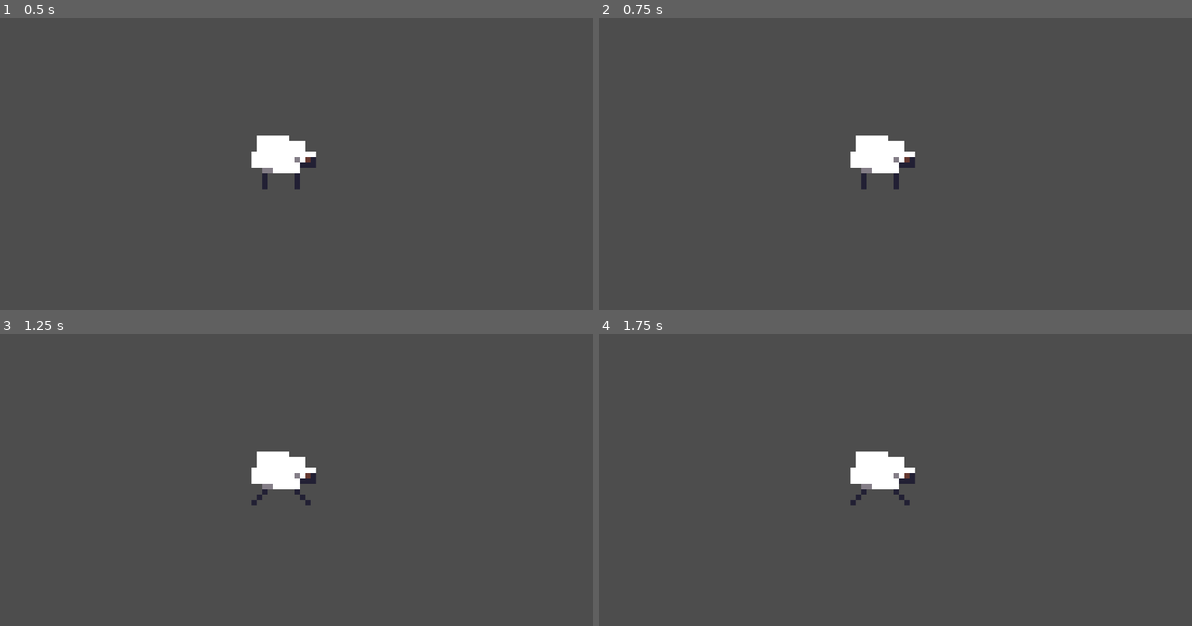
Above: before the commit, frames 1-4 (two rows, left to right).
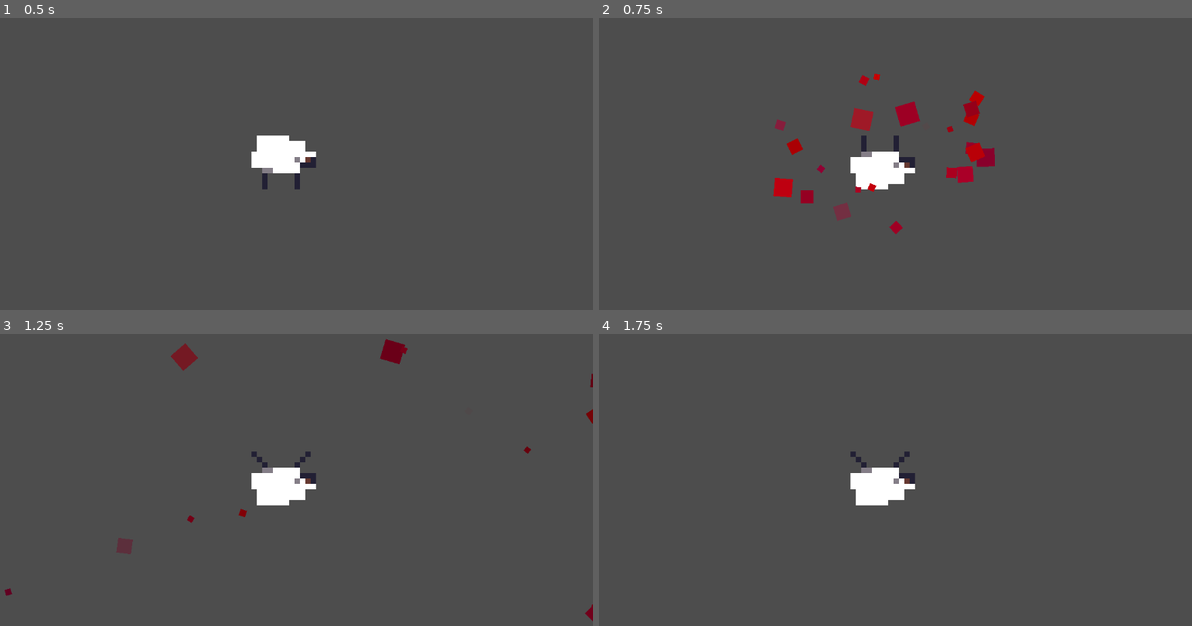
Above: after the commit, the same moments.

Repository: aeriab/giftjam_lebron
Game: Godot game, scene res://trash/shaptest.tscn
The game is run twice, just before and just after one commit, with the same random seed, the same clock (stepped at 60 frames per second) and the same inputs. This scene is started directly instead of the project's main scene.
Inputs (mouse positions are in pixels of both pictures, inside the frame that each line leads up to):
- Up to frame 1 (0.5 s): no input
- Up to frame 2 (0.75 s): tap Enter at 0.5 s; move the mouse to (883, 161) at 0.52 s; press the mouse at (883, 161) at 0.53 s
- Up to frame 3 (1.25 s): no input
- Up to frame 4 (1.75 s): move the mouse to (1067, 529) at 1.27 s; release the mouse at (1067, 529) at 1.28 s; click (1067, 529) at 1.35 s

Frame 1 is identical in both runs. In frame 2, 3.2% of the frame differs, in the area x 29-67%, y 19-75%; in frame 3, 2.0%; in frame 4, 1.2%.

Commit message:
reverted the click change for the sheep

Diff:
--- /dev/null
+++ b/flower/grass_scene.tscn
@@ -0,0 +1,57 @@
+[gd_scene load_steps=8 format=3 uid="uid://b6ccqryg4xj2k"]
+
+[ext_resource type="Shader" uid="uid://kx8qfv78fnjh" path="res://flower/daybloom_scene.gdshader" id="1_5oncn"]
+[ext_resource type="Script" uid="uid://8467ebn2qr0i" path="res://flower/interactive_grass.gd" id="4_53ja7"]
+[ext_resource type="Texture2D" uid="uid://kgqekyivkdxv" path="res://assets/SELECTEDTILE.png" id="4_up7u7"]
+[ext_resource type="Script" uid="uid://cd884767a0fjd" path="res://flower/selected_tile_indicator.gd" id="5_bvbo3"]
+
+[sub_resource type="ShaderMaterial" id="ShaderMaterial_dwsrw"]
+shader = ExtResource("1_5oncn")
+
+[sub_resource type="Curve" id="Curve_w8eqt"]
+_data = [Vector2(0, 1), 0.0, 0.0, 0, 0, Vector2(1, 0), -2.87641, 0.0, 0, 0]
+point_count = 2
+
+[sub_resource type="Gradient" id="Gradient_q1rdw"]
+colors = PackedColorArray(0, 0.921569, 0, 0.513726, 1, 1, 1, 0.356863)
+
+[node name="GrassScene" type="Node2D"]
+
+[node name="mousoverSelect" type="Sprite2D" parent="."]
+material = SubResource("ShaderMaterial_dwsrw")
+texture = ExtResource("4_up7u7")
+script = ExtResource("5_bvbo3")
+MAX_OPACITY = 0.5
+FADE_IN_SPEED = 50.0
+FADE_OUT_SPEED = 50.0
+
+[node name="interactive_color_rect" type="ColorRect" parent="."]
+offset_left = -8.0
+offset_top = -8.0
+offset_right = 8.0
+offset_bottom = 8.0
+color = Color(1, 1, 1, 0)
+script = ExtResource("4_53ja7")
+MAX_OPACITY = 0.8
+MIN_OPACITY = null
+FADE_IN_SPEED = 9.0
+FADE_OUT_SPEED = 6.0
+MIN_GROW_TIME = null
+MAX_GROW_TIME = null
+NORMAL_COLOR = null
+NO_SEEDS_COLOR = null
+
+[node name="CPUParticles2D" type="CPUParticles2D" parent="."]
+emitting = false
+amount = 6
+one_shot = true
+explosiveness = 0.9
+direction = Vector2(0, 0)
+spread = 180.0
+gravity = Vector2(0, 200)
+initial_velocity_min = 30.0
+initial_velocity_max = 80.0
+angular_velocity_min = -500.0
+angular_velocity_max = 500.0
+scale_amount_curve = SubResource("Curve_w8eqt")
+color_ramp = SubResource("Gradient_q1rdw")
--- /dev/null
+++ b/flower/interactive_grass.gd
@@ -0,0 +1,111 @@
+extends ColorRect
+
+
+@onready var cpu_particles_2d = $"../CPUParticles2D"
+
+
+@export var MAX_OPACITY: float
+@export var MIN_OPACITY: float
+@export var FADE_IN_SPEED: float
+@export var FADE_OUT_SPEED: float
+
+@export var NORMAL_COLOR: Color
+@export var NO_SEEDS_COLOR: Color
+
+var planted_tile: bool = false
+var being_hovered: bool = false
+var target_opacity: float = 0.0
+
+var current_opacity: float = 0.0
+
+var time_ellapsed: float = 0.0
+
+var plant_time_ellapsed: float = 0.0
+var plant_stage_index: int = 0
+var next_stage_times
+
+var ready_to_harvest: bool = false
+
+@onready var target_color: Color = NORMAL_COLOR
+@onready var current_color: Color = NORMAL_COLOR
+
+func _process(delta):
+	if !planted_tile:
+		if being_hovered:
+			current_opacity = lerpf(current_opacity,target_opacity,FADE_IN_SPEED * delta)
+		else:
+			current_opacity = lerpf(current_opacity,target_opacity,FADE_OUT_SPEED * delta)
+	else:
+		current_opacity = lerpf(current_opacity,target_opacity,FADE_IN_SPEED * delta)
+
+		plant_time_ellapsed += delta
+		if plant_stage_index >= next_stage_times.size():
+			ready_to_harvest = true
+			return
+		if plant_time_ellapsed > next_stage_times[plant_stage_index]:
+			plant_stage_index += 1
+			plant_time_ellapsed = 0
+			frame += 1
+
+	current_color = current_color.lerp(target_color, FADE_IN_SPEED * delta)
+
+	if Global.color_distance(current_color, target_color) < 0.1:
+		target_color = NORMAL_COLOR
+
+	modulate = current_color
+
+	modulate.a = current_opacity
+
+
+func _on_interactive_color_rect_gui_input(event):
+	if event is InputEventMouseButton and event.pressed and event.button_index == MOUSE_BUTTON_LEFT:
+
+		if !planted_tile:
+			if Global.seed > 0:
+				plant_seed()
+			else:
+				target_color = NO_SEEDS_COLOR
+
+
+		if ready_to_harvest:
+			harvest_plant()
+
+
+func plant_seed():
+	target_opacity = MAX_OPACITY + randf_range(0.1, 0.2)
+	planted_tile = true
+	SignalManager.seed_used.emit()
+
+func harvest_plant():
+	cpu_particles_2d.emitting = true
+	SignalManager.seed_gathered.emit()
+	SignalManager.seed_gathered.emit()
+	frame = 6
+	target_opacity = 0.0
+	planted_tile = false
+	time_ellapsed = 0.0
+	plant_stage_index = 0
+	plant_time_ellapsed = 0.0
+	ready_to_harvest = false
+	next_stage_times = []
+	for i in range(7):
+		next_stage_times.append(randf_range(MIN_GROW_TIME, MAX_GROW_TIME))
+
+func _on_interactive_color_rect_mouse_entered():
+	if !planted_tile:
+		target_opacity = MAX_OPACITY
+
+		if Input.is_action_pressed("left_click") && Global.seed > 0:
+			plant_seed()
+
+	if planted_tile && ready_to_harvest:
+		if Input.is_action_pressed("left_click"):
+			harvest_plant()
+
+	being_hovered = true
+
+
+func _on_interactive_color_rect_mouse_exited():
+	if !planted_tile:
+		target_opacity = MIN_OPACITY
+	being_hovered = false
--- /dev/null
+++ b/pen_tile_map_layer.gd
@@ -0,0 +1,29 @@
+extends TileMapLayer
+
+# Preload the scene you want to instantiate. Preloading is efficient.
+@onready var grass_instance: PackedScene = preload("res://flower/grass_scene.tscn")
+
+var grass_instances: Dictionary = {}
+
+func _ready():
+	grass_instances.clear()
+	for x in range(0,7):
+		for y in range(0,7):
+			var tile_coords = Vector2i(x, y)
+			spawn_scene_at_tile(tile_coords)
+
+# Function to handle the instantiation
+func spawn_scene_at_tile(tile_coords: Vector2i):
+	# Optional: You could even check if the tile_coords are valid for your map layer
+	var local_world_position: Vector2 = map_to_local(tile_coords)
+	var instance = grass_instance.instantiate()
+	instance.position = local_world_position
+	add_child(instance)
+
+	grass_instances[tile_coords] = instance
+
+func _process(delta):
+	pass
+	#var specific_coords = Vector2i(3, 4)
+	#if flower_instances.has(specific_coords):
+		#flower_instances[specific_coords].glow()
--- a/shap.gd
+++ b/shap.gd
@@ -97,7 +97,7 @@
 
 # SEES MOUSE CLICKS TO ALLOW DEATH
 func _input(event):
-	if event is InputEventMouseButton and event.pressed and event.button_index == MOUSE_BUTTON_RIGHT and mouse_inside and state!=States.DEATH:
+	if event is InputEventMouseButton and event.pressed and event.button_index == MOUSE_BUTTON_LEFT and mouse_inside and state!=States.DEATH:
 		set_state("DEATH")
 
 func _on_idle_timeout():
Not shown, added: flower/interactive_grass.gd.uid
Not shown, added: pen_tile_map_layer.gd.uid
Not shown: 2 places in plant_minigame.tscn that only renumber resources
